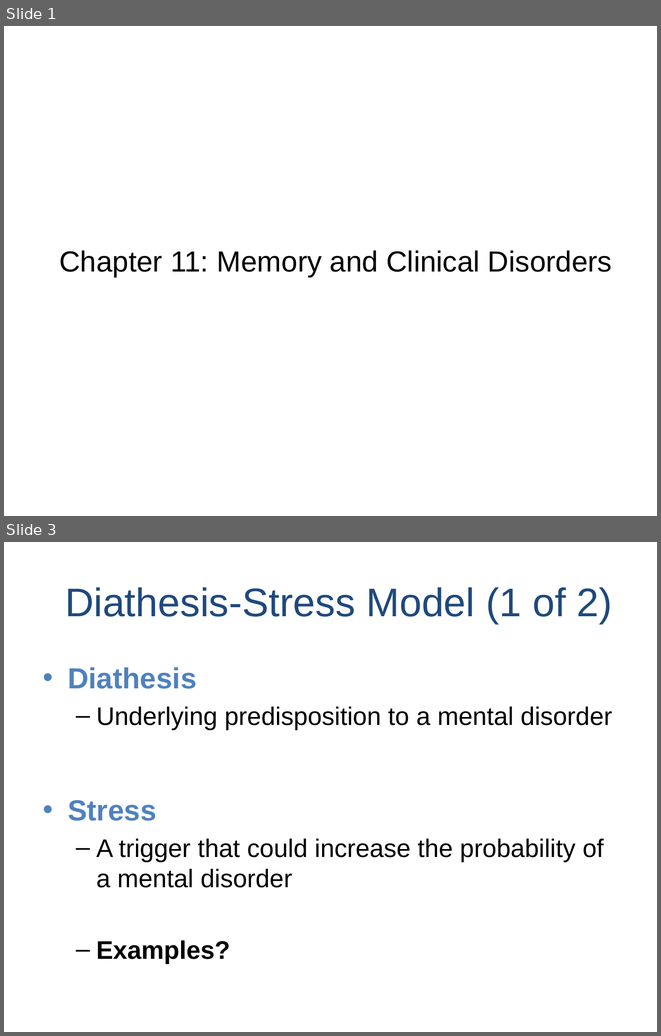
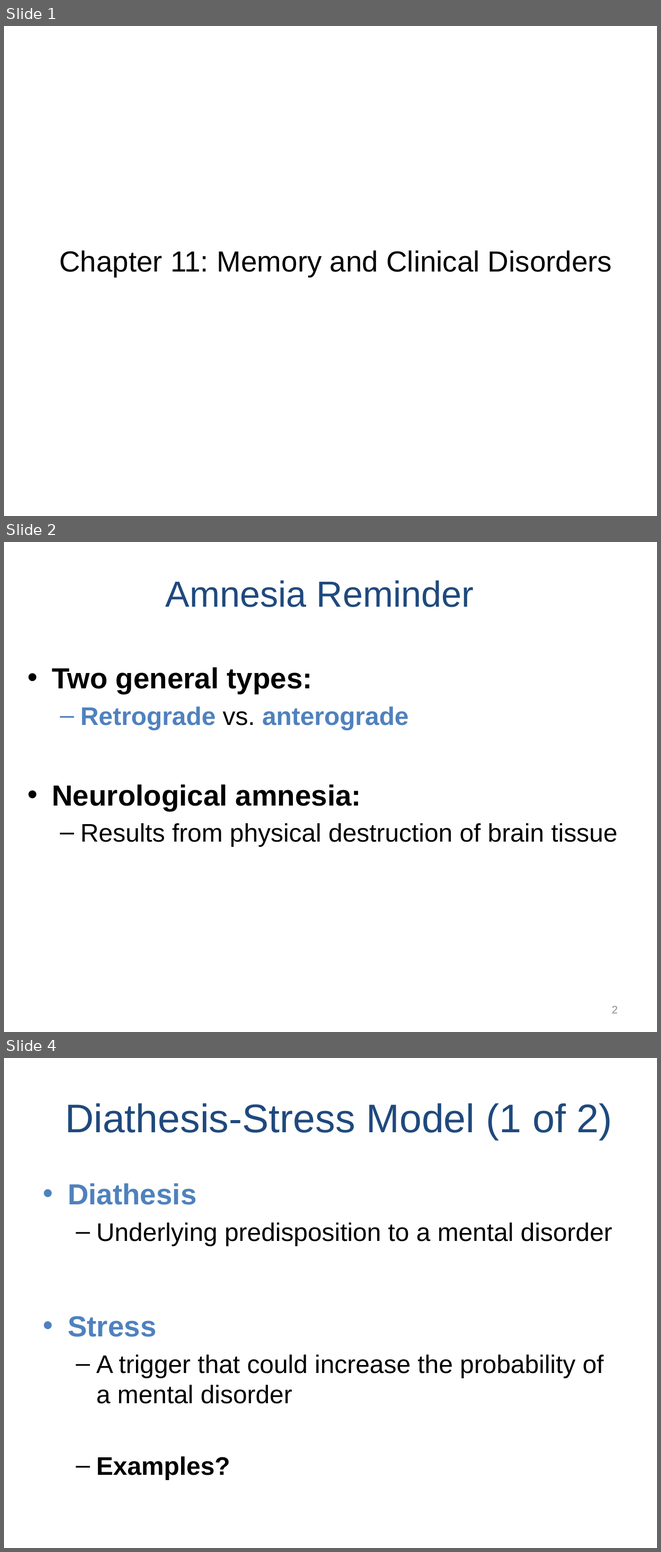
Before and after one commit to npm27/Teaching-Materials, a slide deck: Memory/Slides/Chapter 11.PPTX. Shown one above the other, each under a label of ours: slides 1 and 3 before the commit, slides 1, 2 and 4 after it; the slides between them are not shown. The pictures are 661x1036 and 661x1552 pixels, drawn with LibreOffice and Linux fonts; fonts in the diff are those of the drawing. Boxes give left, top, right and bottom in pixels: in the first picture for what was removed or moved away, otherwise in the second. Text is boxed around its words. In the diff, an @@ line names an element or a change of style, - is before the commit and + after.

```diff
--- a/Memory/Slides/Chapter 11.PPTX
+++ b/Memory/Slides/Chapter 11.PPTX
@@ slide 2 added at bbox=[4, 542, 657, 1032], background #FFFFFF @@
@@ title added at bbox=[166, 580, 474, 607], 40 pt, text #1F497D @@
+Amnesia Reminder
@@ text added at bbox=[52, 667, 617, 846], 28 pt, text #000000, bold @@
+• Two general types:
+  – Retrograde vs. anterograde
+• Neurological amnesia:
+  – Results from physical destruction of brain tissue
@@ page number added at bbox=[612, 1006, 618, 1013], 12 pt, text #8C8C8C @@
+2
@@ what was slide 3 is now slide 4 @@
```
Also in this commit, not shown: 3 slides changed, 1 other slide added, 2 slides removed.
